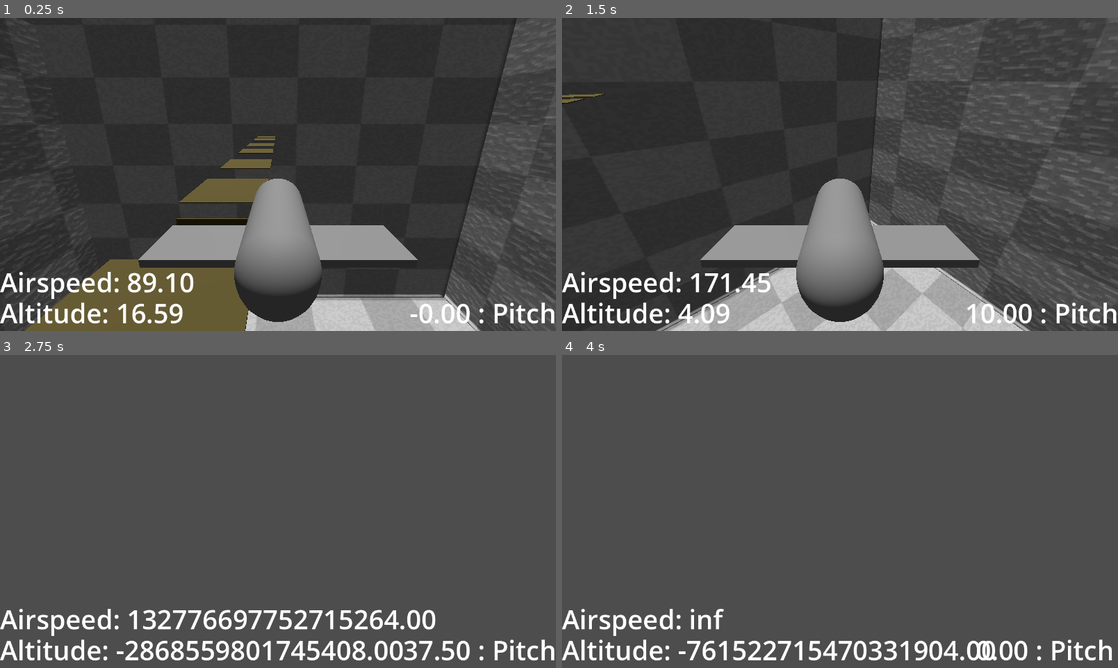
Above: before the commit, frames 1-4 (two rows, left to right).
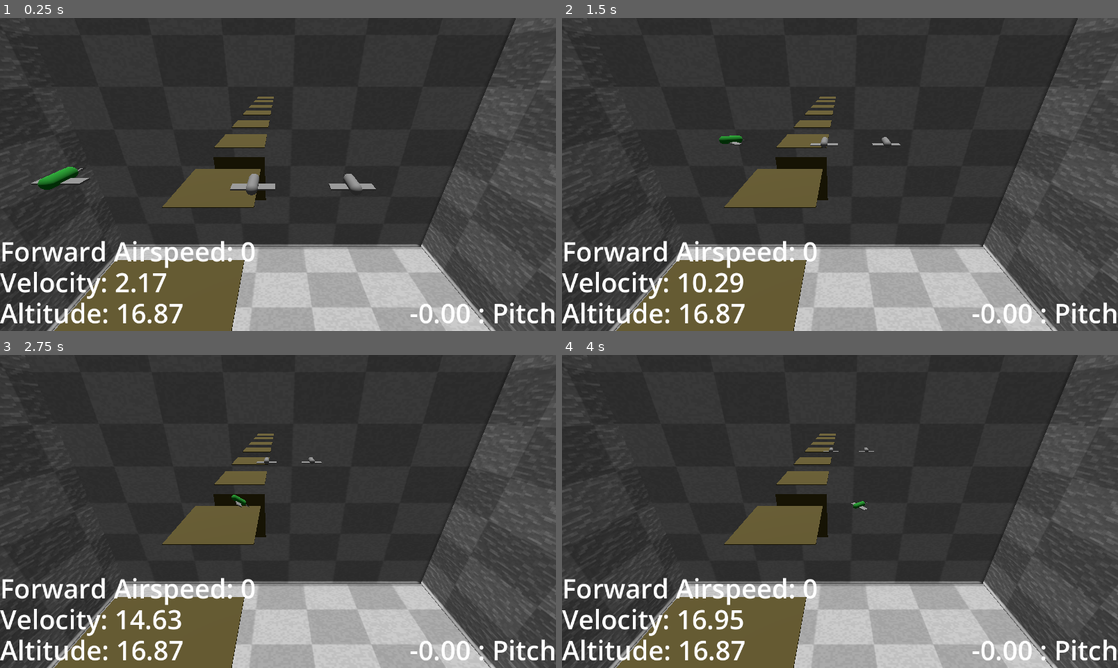
Above: after the commit, the same moments.

Repository: BeegFloppa15/Project_Airdrifter
Game: Godot game, scene res://testing_scene_1.tscn
The game is run twice, just before and just after one commit, with the same random seed, the same clock (stepped at 60 frames per second) and the same inputs.
Inputs:
- Up to frame 1 (0.25 s): no input
- Up to frame 2 (1.5 s): hold D (bank_right) 0.53-1.28 s; hold W (pitch_down) from 1.28 s (still down)
- Up to frame 3 (2.75 s): release W (pitch_down) at 2.03 s; hold D (bank_right) from 2.03 s (still down)
- Up to frame 4 (4 s): release D (bank_right) at 2.78 s; hold S (pitch_up) 2.78-3.53 s; hold A (bank_left) from 3.53 s (still down)

The runs differ from the first frame. In frame 1, 21% of the frame differs, in the area x 0-100%, y 0-100%; in frame 2, 32%; in frame 3, 52%; in frame 4, 53%.

Commit message:
Was making progress, but now I am sad and it ain't working. Next time, goal is to try the Elytra approach I saw on reddit

Diff:
--- a/airdrifter-v1/Gliders/PhysicsGlider.gd
+++ b/airdrifter-v1/Gliders/PhysicsGlider.gd
@@ -24,12 +24,12 @@
 
 	#Changing the direction of the current velocity to go where the glider is pointing
 	new_velo = forward_vector * current_velo.length()
-	new_velo.y += current_velo.y
+	state.apply_central_force(implement_lift(new_velo))
 
 	#TODO: Implement drag to prevent the glider from accelerating out of control
 	#TODO: Implement lift
 
-	state.linear_velocity = new_velo
+	#state.linear_velocity = new_velo
 
 	# Adding Lift (effected by horizontal velocity)
 	#state.linear_velocity.y += calculate_lift(state).y
@@ -43,6 +43,12 @@
 	#forward_vector.clamp(Vector3(-INF, 0, -INF), Vector3.INF)
 	#state.linear_velocity += forward_vector
 
+
+func implement_lift(velocity: Vector3) -> Vector3:
+	# Finding Local Up Direction
+	var up_vector = (global_transform.basis * Vector3(0, 1, 0)).normalized()
+	up_vector *= velocity.length()
+	return up_vector
 
 
 func calculate_lift(state: PhysicsDirectBodyState3D) -> Vector3:
--- a/airdrifter-v1/Gliders/glider_v_1.tscn
+++ b/airdrifter-v1/Gliders/glider_v_1.tscn
@@ -1,6 +1,6 @@
 [gd_scene load_steps=8 format=3 uid="uid://daa4md30g68ha"]
 
-[ext_resource type="Script" uid="uid://cfc8c5i2jjf1" path="res://Gliders/PhysicsGlider.gd" id="1_fv0t4"]
+[ext_resource type="Script" uid="uid://0tq0ygneolc" path="res://Scripts/sad.gd" id="1_fv0t4"]
 
 [sub_resource type="PhysicsMaterial" id="PhysicsMaterial_eub4b"]
 bounce = 0.02
--- /dev/null
+++ b/airdrifter-v1/Scripts/Physics_Glider_2.gd
@@ -0,0 +1,62 @@
+extends RigidBody3D
+
+@export var liftForce: float = 0.5
+@export var use_this_cam: bool = false
+@export var rotation_rate: float = 50;
+@export var forward_velocity: Vector3
+
+func _ready() -> void:
+	if use_this_cam:
+		$"3rdPerCamera".make_current()
+	else:
+		$"3rdPerCamera".queue_free()
+
+
+func _physics_process(delta: float) -> void:
+
+	# Player Input to handle glider pitch and direction
+	var left_vector = (global_transform.basis * Vector3.MODEL_LEFT).normalized()
+	if Input.is_action_pressed("pitch_down"):
+		rotate(left_vector, deg_to_rad(rotation_rate * delta))
+	if Input.is_action_pressed("pitch_up"):
+		rotate(left_vector, deg_to_rad(rotation_rate * delta * -1))
+	if Input.is_action_pressed("bank_left"):
+		rotate(Vector3.MODEL_TOP, deg_to_rad(rotation_rate * delta ))
+	if Input.is_action_pressed("bank_right"):
+		rotate(Vector3.MODEL_TOP, deg_to_rad(rotation_rate * delta * -1.0))
+
+
+func _integrate_forces(state: PhysicsDirectBodyState3D) -> void:
+	# Forward direction of travel
+	var forward_local_axis: Vector3 = Vector3(0, 0, 1)
+	var forward_dir: Vector3 = (global_transform.basis * forward_local_axis).normalized()
+
+	#The component of the linear velocity that is IN THE FORWARD DIRECTION
+	forward_velocity = linear_velocity.project(forward_dir)
+
+	# Using Forward Velocity to apply lift
+	state.apply_central_force(Vector3(0, find_lift(forward_velocity), 0))
+
+	# Trading altitude for speed strategy:
+		# Take Y component of linear_velocity
+	var vertical_velo = state.linear_velocity.y
+		# (If Y comp is negative?) Multiply by some constant to get a float
+	if vertical_velo < 0:
+		var add_speed = 0.5 * pow(vertical_velo,2 ) * 3
+		# apply this float force in the direction of forward dir as a force, with NO y component
+		var horz_direction = forward_dir * add_speed
+		horz_direction.y = 0
+		state.apply_central_force(forward_dir * add_speed)
+
+#Lift Strategy: given the forward velocity of the direction we are traveling
+func find_lift(velocity: Vector3):
+
+	# Calculate lift using forward velocity (REALISTIC: 0.5 * velocity^2 * constant)
+	var lift = 0.5 * pow(velocity.length(), 2) * liftForce
+	# Find the UNIT VECTOR of the LOCAL UP DIRECTION
+	var up_local_axis: Vector3 = Vector3(0, 1, 0)
+	var up_dir: Vector3 = (global_transform.basis * up_local_axis).normalized()
+	# Multiply lift by up unit vector
+	var lift_force: Vector3 = up_dir * lift
+	# Return JUST the Y component
+	return lift_force.y
--- /dev/null
+++ b/airdrifter-v1/Scripts/sad.gd
@@ -0,0 +1,4 @@
+extends RigidBody3D
+
+func _process(delta: float) -> void:
+	translate(Vector3(0, 0, 10 * delta))
--- a/airdrifter-v1/debug_ui.gd
+++ b/airdrifter-v1/debug_ui.gd
@@ -4,5 +4,6 @@
 
 func _process(delta: float) -> void:
 	$AltitudeLabel.set_text("Altitude: %0.2f" %glider_object.position.y)
-	$"Velocity Label".set_text("Airspeed: %0.2f" %glider_object.linear_velocity.length())
+	$"Velocity Label".set_text("Velocity: %0.2f" %glider_object.linear_velocity.length())
 	$"AoA Label".set_text("%0.2f : Pitch" %glider_object.rotation_degrees.x)
+	#$AirspeedLabel.set_text("Forward Airspeed: %0.2f" %glider_object.forward_velocity.length())
--- a/airdrifter-v1/testing_scene_1.tscn
+++ b/airdrifter-v1/testing_scene_1.tscn
@@ -20,19 +20,23 @@
 [sub_resource type="BoxMesh" id="BoxMesh_7hcdr"]
 material = ExtResource("2_5fhe2")
 flip_faces = true
-size = Vector3(2000, 2000, 2000)
+size = Vector3(1000, 1000, 1000)
 
 [node name="Testing Scene 1" type="Node"]
 
 [node name="Camera3D" type="Camera3D" parent="."]
-transform = Transform3D(-1, -1.6988e-08, 8.57563e-08, 2.26267e-08, 0.89722, 0.441584, -8.44439e-08, 0.441584, -0.89722, 0.732899, 26.0978, -12.671)
+transform = Transform3D(-1, -1.69879e-08, 8.57563e-08, 2.26267e-08, 0.89722, 0.441584, -8.44439e-08, 0.441584, -0.89722, -15.2671, 26.0978, -12.671)
 
 [node name="Glider V1" parent="." instance=ExtResource("1_pr04o")]
 transform = Transform3D(1, -2.98023e-08, 0, 2.98023e-08, 1, 0, -1.77636e-15, 0, 1, -13, 16.8696, 1)
-mass = 30.0
-linear_velocity = Vector3(0, 0, 100)
+mass = 10.0
 linear_damp = 0.5
 use_this_cam = true
+
+[node name="Glider V3" parent="." instance=ExtResource("1_pr04o")]
+transform = Transform3D(1, -2.98023e-08, 0, 2.98023e-08, 1, 0, -1.77636e-15, 0, 1, -22, 16.8696, 1)
+mass = 30.0
+linear_damp = 0.5
 
 [node name="Glider V2" parent="." instance=ExtResource("4_nvn2u")]
 transform = Transform3D(1, 0, 0, 0, 1, 0, 0, 0, 1, 3, 18, 0)
@@ -141,6 +145,18 @@
 theme_override_font_sizes/font_size = 61
 text = "Altitude: 0"
 
+[node name="AirspeedLabel" type="Label" parent="Debug UI"]
+layout_mode = 1
+anchors_preset = 2
+anchor_top = 1.0
+anchor_bottom = 1.0
+offset_top = -226.0
+offset_right = 327.0
+offset_bottom = -142.0
+grow_vertical = 0
+theme_override_font_sizes/font_size = 61
+text = "Forward Airspeed: 0"
+
 [node name="Velocity Label" type="Label" parent="Debug UI"]
 layout_mode = 1
 anchors_preset = 2
@@ -151,7 +167,7 @@
 offset_bottom = -71.0
 grow_vertical = 0
 theme_override_font_sizes/font_size = 61
-text = "Airspeed: 0"
+text = "Velocity: 0"
 
 [node name="AoA Label" type="Label" parent="Debug UI"]
 layout_mode = 1
Not shown, added: airdrifter-v1/Scripts/Physics_Glider_2.gd.uid
Not shown, added: airdrifter-v1/Scripts/sad.gd.uid
